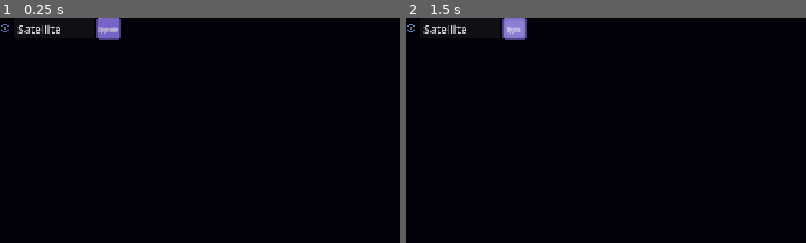
Above: before the commit, frames 1-2 (left to right).
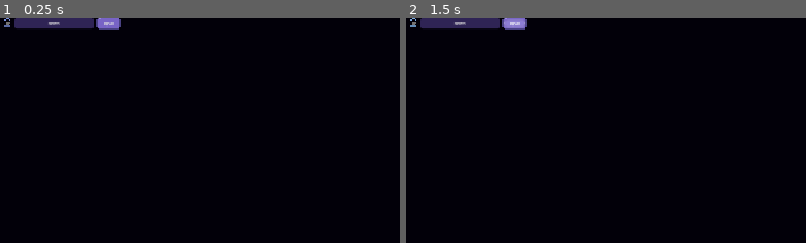
Above: after the commit, the same moments.

Repository: SpookyPlagueDoc777/Orbit-game
Game: Godot game, scene res://Scenes/UI/satellite_info.tscn
Two runs of this game, one before a commit and one after it. Both use one fixed random seed, a clock stepped at 60 frames per second and the inputs below. This scene is started directly instead of the project's main scene.
Inputs:
- Up to frame 1 (0.25 s): no input
- Up to frame 2 (1.5 s): click "Upgrade" at 0.5 s; click "Upgrade" at 1.25 s
The pictures show only the part of the screen within x 0-50%, y 0-50%; the shares and areas given below are measured in that part.

The runs differ from the first frame. In frame 1, 1.5% of the frame differs, in the area x 0-31%, y 0-10%; in frame 2, 1.5%.

Commit message:
fixes + satellite list looks good

Diff:
--- a/Code/Game/main_node.gd
+++ b/Code/Game/main_node.gd
@@ -10,7 +10,6 @@
 @onready var game_won: Label = $CanvasLayer/GameUI/GameWon
 @onready var game_over_timer: Timer = $CanvasLayer/GameUI/GameOver/GameOverTimer
 @onready var game_won_timer: Timer = $CanvasLayer/GameUI/GameWon/GameWonTimer
-
 
 
 #timer stuff
@@ -61,8 +60,6 @@
 	current_spin_speed.text = str(snappedf(Global.spin_speed, 0.001)) + " rad/h"
 	spin_quota.text = str(Global.quota)
 	time_to_meet_quota.text = str(Global.time_limit_h) + "h " + str(Global.time_limit_m) + "m " + str(Global.time_limit_s) + "s"
-	check_timer_limit_reached()
-	check_quota_reached()
 
 #timer
 func _on_timer_timeout() -> void:
@@ -73,6 +70,9 @@
 	if TimerMinutes == 60:
 		TimerMinutes = 0
 		TimerHours += 1
+	check_timer_limit_reached()
+	check_quota_reached()
+
 
 func _on_pause_button_toggled(toggled_on: bool) -> void:
 	timer.paused = !toggled_on
--- a/Scenes/UI/game_ui.tscn
+++ b/Scenes/UI/game_ui.tscn
@@ -390,6 +390,7 @@
 label_settings = SubResource("LabelSettings_lb5e2")
 
 [node name="GameWonTimer" type="Timer" parent="GameWon" unique_id=1487164128]
+wait_time = 4.0
 one_shot = true
 ignore_time_scale = true
 
--- a/Scenes/UI/satellite_info.tscn
+++ b/Scenes/UI/satellite_info.tscn
@@ -268,7 +268,7 @@
 anchor_right = 1.0
 anchor_bottom = 1.0
 offset_right = -978.0
-offset_bottom = -617.0
+offset_bottom = -632.0
 grow_horizontal = 2
 grow_vertical = 2
 size_flags_horizontal = 3
@@ -281,7 +281,7 @@
 theme = ExtResource("4_yk8gx")
 
 [node name="SatelliteSprite" type="AnimatedSprite2D" parent="." unique_id=253052925]
-position = Vector2(8, 14.5)
+position = Vector2(11, 7)
 sprite_frames = SubResource("SpriteFrames_g4v7s")
 animation = &"shield_satellite"
 autoplay = "shield_satellite"
@@ -289,8 +289,10 @@
 [node name="LineEdit" type="LineEdit" parent="." unique_id=375923887]
 layout_mode = 2
 size_flags_horizontal = 3
+size_flags_vertical = 4
 theme = ExtResource("4_yk8gx")
 text = "Satellite"
+alignment = 1
 
 [node name="UpgradeContainer" type="NinePatchRect" parent="." unique_id=1213617198]
 layout_mode = 2
@@ -307,7 +309,10 @@
 anchors_preset = 15
 anchor_right = 1.0
 anchor_bottom = 1.0
+grow_horizontal = 2
+grow_vertical = 2
 theme = ExtResource("4_yk8gx")
+theme_override_font_sizes/font_size = 8
 text = "Upgrade"
 
 [connection signal="text_changed" from="LineEdit" to="." method="_on_line_edit_text_changed"]
--- a/Textures/UI/workshop_theme.tres
+++ b/Textures/UI/workshop_theme.tres
@@ -27,6 +27,13 @@
 border_blend = true
 corner_detail = 1
 
+[sub_resource type="StyleBoxFlat" id="StyleBoxFlat_mnd0w"]
+bg_color = Color(0.36078432, 0.28235295, 0.63529414, 0.49411765)
+corner_radius_top_left = 4
+corner_radius_top_right = 4
+corner_radius_bottom_right = 4
+corner_radius_bottom_left = 4
+
 [sub_resource type="StyleBoxEmpty" id="StyleBoxEmpty_tuexk"]
 
 [resource]
@@ -36,4 +43,7 @@
 Button/styles/normal = SubResource("StyleBoxEmpty_yssin")
 Button/styles/pressed = SubResource("StyleBoxFlat_hdw35")
 Label/fonts/font = ExtResource("1_tuexk")
+LineEdit/font_sizes/font_size = 8
+LineEdit/fonts/font = ExtResource("1_tuexk")
+LineEdit/styles/normal = SubResource("StyleBoxFlat_mnd0w")
 Panel/styles/panel = SubResource("StyleBoxEmpty_tuexk")
